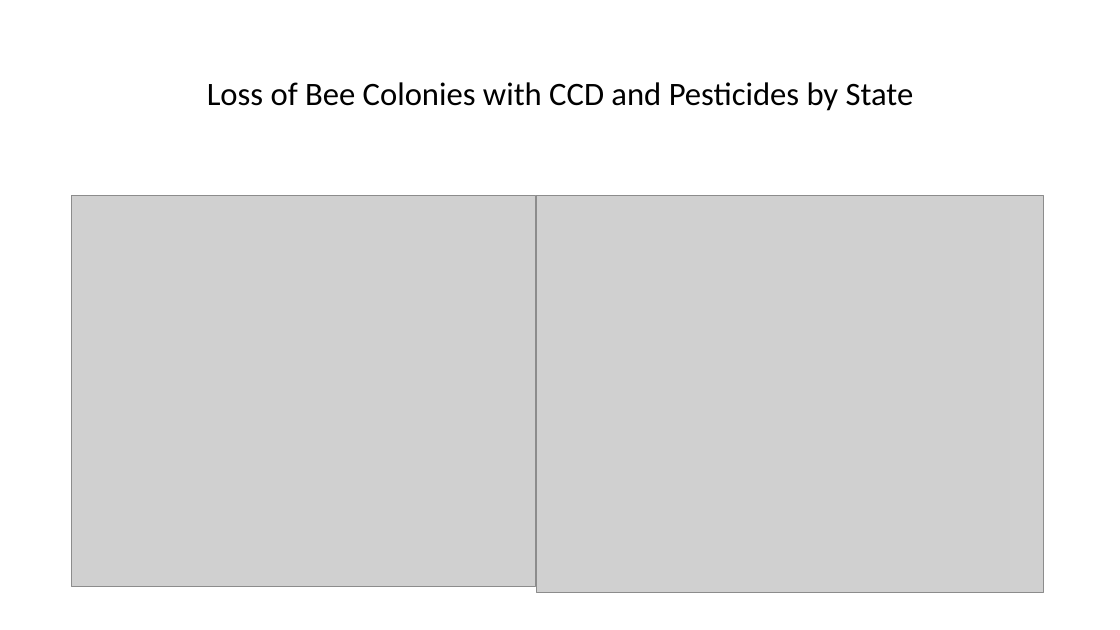
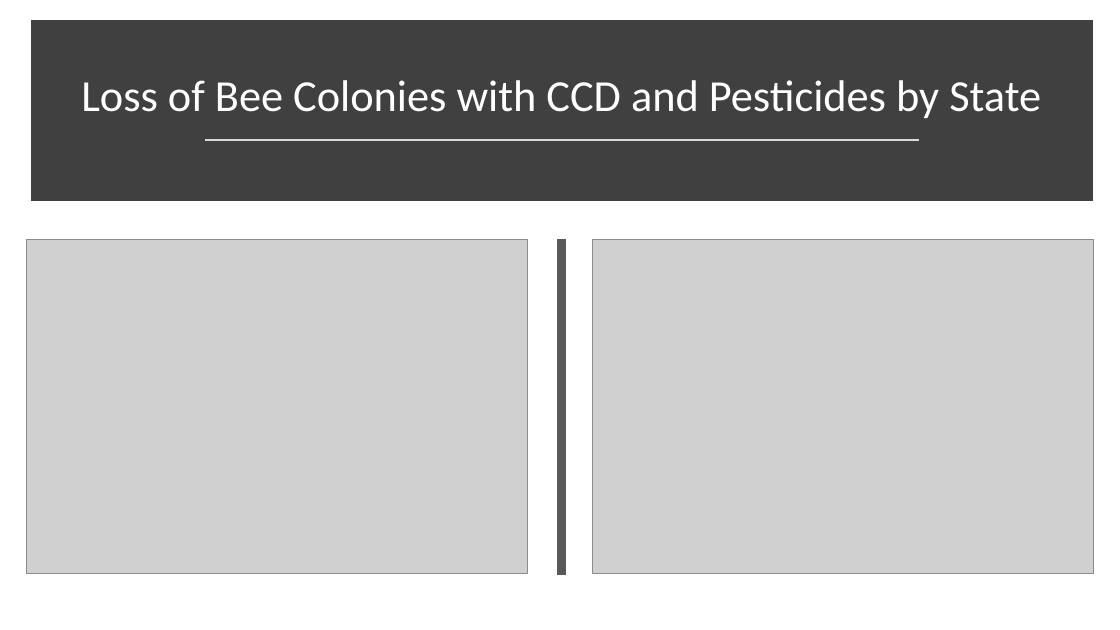
Before and after one commit to CMWatson2138/exploratory_data_analysis_project, a slide deck: slide 4 of Presentation.pptx (slide 3 before the commit). Drawn at 1120x630 pixels with LibreOffice and Linux fonts; fonts in the diff are those of the drawing; grey boxes stand for pictures. Boxes give left, top, right and bottom in pixels: in the first picture for what was removed or moved away, otherwise in the second. Text is boxed around its words. In the diff, an @@ line names an element or a change of style, - is before the commit and + after.

```diff
--- a/Presentation.pptx
+++ b/Presentation.pptx
@@ rectangle added at (36, 26, 1087, 196), fill #404040, outline #404040 10 pt @@
@@ title "Loss of Bee Colonies with ...": place and size @@
-title "Loss of Bee Colonies with ..." at (207, 82, 914, 111)
+title "Loss of Bee Colonies with ..." at (81, 80, 1041, 118)
@@ title "Loss of Bee Colonies with ..." at (81, 80, 1041, 118): size 28 to 38 pt, text colour #000000 to #FFFFFF; vertical alignment middle to bottom @@
@@ line added from (205, 139) to (919, 139), #D9D9D9 1.75 pt @@
@@ picture: place and size @@
-picture at (536, 196, 1044, 592)
+picture at (27, 239, 528, 574)
@@ line added from (562, 239) to (562, 575), #595959 8 pt @@
@@ picture: place and size @@
-picture at (71, 196, 536, 586)
+picture at (592, 239, 1094, 574)
```
Also in this commit, not shown: 2 other slides changed, 7 slides added, 1 slide removed, 12 other files.
